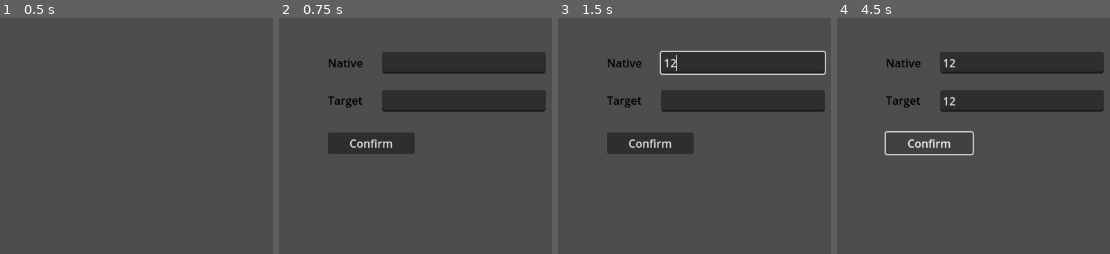
Above: before the commit, frames 1-4 (left to right).
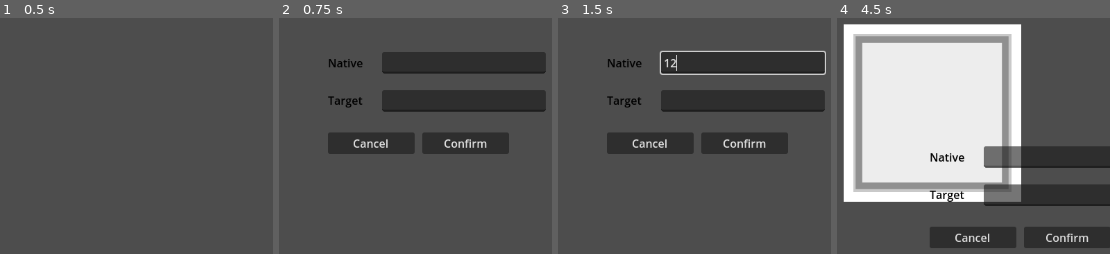
Above: after the commit, the same moments.

Repository: koljapluemer/vocab-city
Game: Godot game, scene res://scenes/map.tscn
Two runs of this game, one before a commit and one after it. Both use one fixed random seed, a clock stepped at 60 frames per second and the inputs below.
Inputs (mouse positions are in pixels of both pictures, inside the frame that each line leads up to):
- Up to frame 1 (0.5 s): no input
- Up to frame 2 (0.75 s): tap Enter at 0.5 s; move the mouse to (328, 48) at 0.52 s; click (328, 48) at 0.6 s
- Up to frame 3 (1.5 s): click (743, 62) at 1.27 s; type "12" at 1.35 s
- Up to frame 4 (4.5 s): click (1022, 100) at 1.5 s; type "12" at 1.58 s; click (929, 143) at 2 s, where only the run after the commit has a clickable "Cancel"; click (929, 143) at 2.75 s, where only the run before the commit has a clickable "Confirm"; click "Confirm" at 3.5 s; click (929, 143) at 4.25 s, where only the run before the commit has a clickable "Confirm"

Frame 1 is identical in both runs. In frame 2, 3.1% of the frame differs, in the area x 26-85%, y 48-58%; in frame 3, 3.1%; in frame 4, 65%, in the area x 2-100%, y 2-98%.

Commit message:
make basic flow of UI input work

Diff:
--- a/scenes/map.gd
+++ b/scenes/map.gd
@@ -5,6 +5,7 @@
 var vocabs = []
 
 var editModeActive = false
+var activeCoords
 
 func _ready():
 	load_vocabs()
@@ -19,10 +20,33 @@
 			open_dialog(get_global_mouse_position().x, get_global_mouse_position().y)
 			save_vocabs()
 
+
+func close_dialog():
+	editModeActive = false
+	var dialog = get_node("NewWordDialog")
+	dialog.queue_free()
+
 func open_dialog(x, y):
 	var dialog = dialogPrefab.instantiate()
-	dialog.set_position(Vector2(x, y))
+	activeCoords = Vector2(x, y)
+	dialog.set_position(activeCoords)
 	add_child(dialog)
+	# confirm button
+	var confirmButton = dialog.get_node("ButtonConfirm")
+	confirmButton.pressed.connect(_on_dialog_confirm)
+	# cancel button
+	var cancelButton = dialog.get_node("ButtonCancel")
+	cancelButton.pressed.connect(_on_dialog_cancel)
+
+func _on_dialog_cancel():
+	close_dialog()
+
+func _on_dialog_confirm():
+	var native_word = get_node("NewWordDialog").get_node("EditNative").text
+	var target_word =  get_node("NewWordDialog").get_node("EditTarget").text
+	add_vocab_node(native_word, target_word, activeCoords.x, activeCoords.y)
+	close_dialog()
+
 
 func add_vocab_node(native_word, target_word, x, y):
 	var mapPos = local_to_map(Vector2(x, y))
--- a/scenes/prefabs/NewWordDialog.tscn
+++ b/scenes/prefabs/NewWordDialog.tscn
@@ -38,9 +38,16 @@
 offset_right = 314.0
 offset_bottom = 90.0
 
-[node name="ButtonConfirm" type="Button" parent="."]
+[node name="ButtonCancel" type="Button" parent="."]
 layout_mode = 0
 offset_top = 120.0
 offset_right = 125.0
 offset_bottom = 151.0
+text = "Cancel"
+
+[node name="ButtonConfirm" type="Button" parent="."]
+offset_left = 136.0
+offset_top = 120.0
+offset_right = 261.0
+offset_bottom = 151.0
 text = "Confirm"
